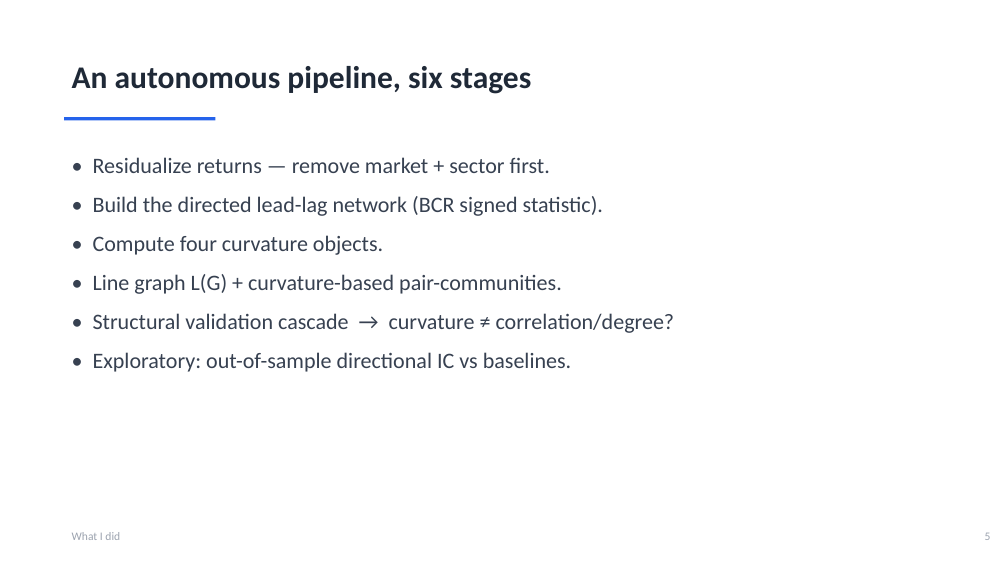
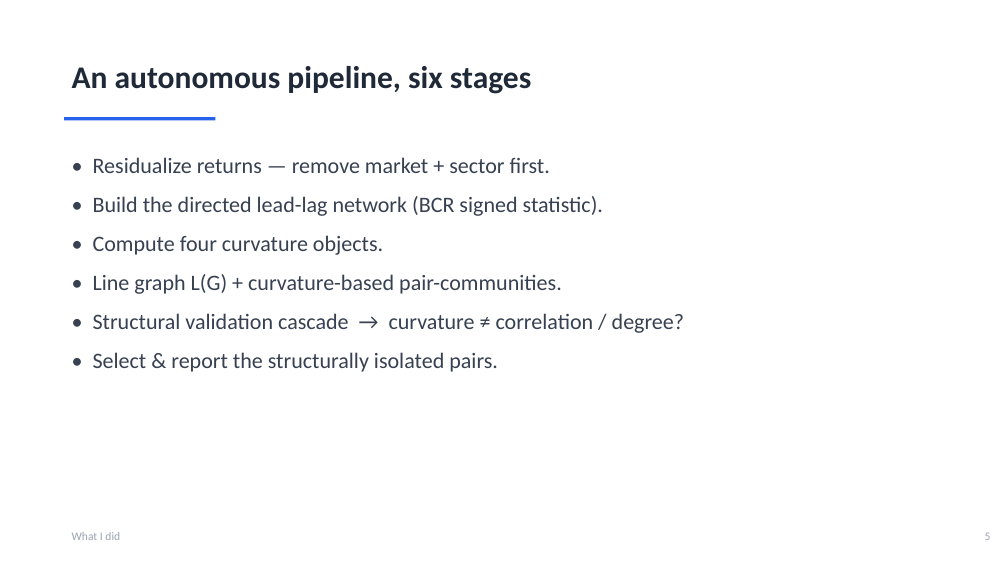
Before and after one commit to ivan-sit/Curvature-Lead-Lag-Model, a slide deck: slide 6 of slides/Ricci_Curvature_LeadLag.pptx. Drawn at 1008x567 pixels with LibreOffice and Linux fonts; fonts in the diff are those of the drawing. Boxes give left, top, right and bottom in pixels: in the first picture for what was removed or moved away, otherwise in the second. Text is boxed around its words. In the diff, an @@ line names an element or a change of style, - is before the commit and + after.

```diff
--- a/slides/Ricci_Curvature_LeadLag.pptx
+++ b/slides/Ricci_Curvature_LeadLag.pptx
@@ text at (x1=93, y1=313, x2=684, y2=372): text changed @@
-• Structural validation cascade → curvature ≠ correlation/degree?
-• Exploratory: out-of-sample directional IC vs baselines.
+• Structural validation cascade → curvature ≠ correlation / degree?
+• Select & report the structurally isolated pairs.
```
Also in this commit, not shown: 2 other slides changed, 1 slide added, 2 slides removed, 1 other file.
